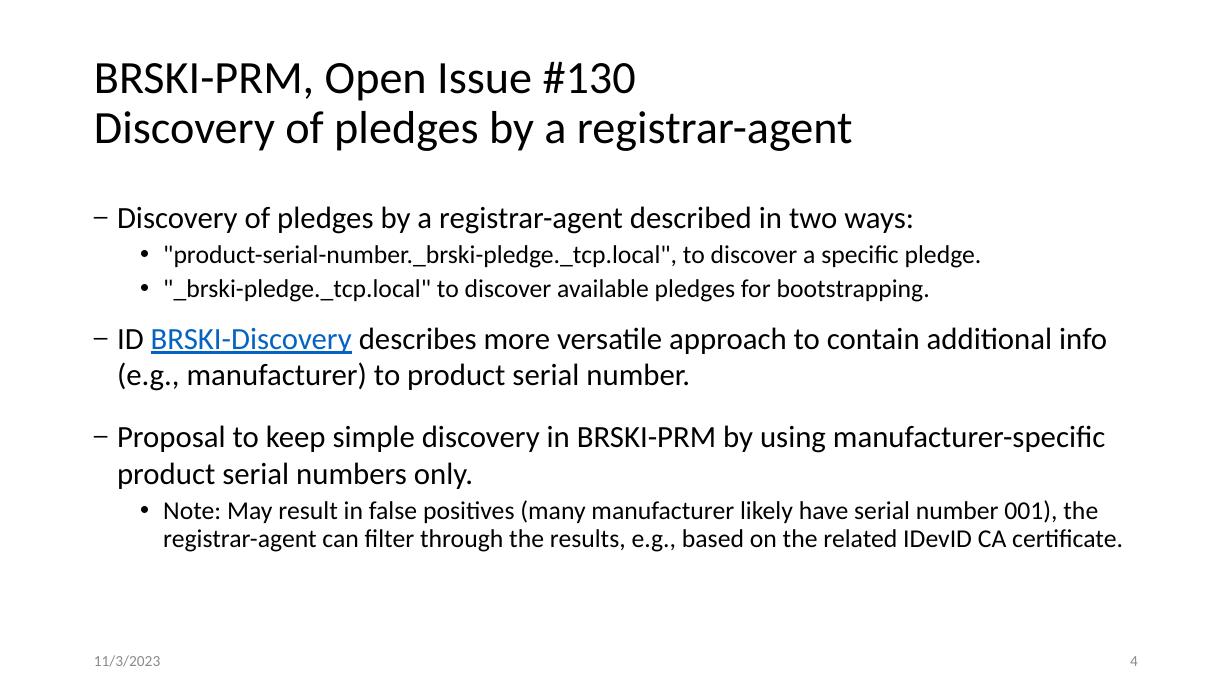
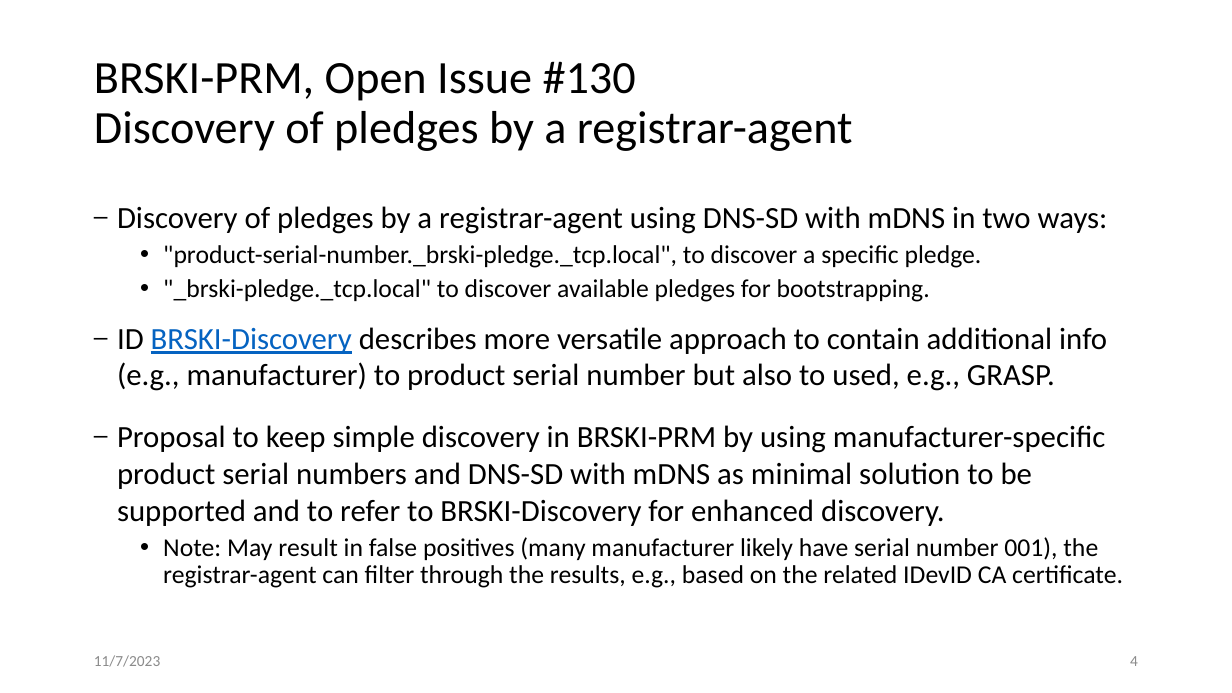
Before and after one commit to anima-wg/anima-brski-prm, a slide deck: slide 4 of presentations/slides-118-anima-update-brski-with-pledge-in-responder-mode-brski-prm.pptx. Drawn at 1232x693 pixels with LibreOffice and Linux fonts; fonts in the diff are those of the drawing. Boxes give left, top, right and bottom in pixels: in the first picture for what was removed or moved away, otherwise in the second. Text is boxed around its words. In the diff, an @@ line names an element or a change of style, - is before the commit and + after.

```diff
--- a/presentations/slides-118-anima-update-brski-with-pledge-in-responder-mode-brski-prm.pptx
+++ b/presentations/slides-118-anima-update-brski-with-pledge-in-responder-mode-brski-prm.pptx
@@ text at box(117, 206, 1108, 234): text changed @@
-– Discovery of pledges by a registrar-agent described in two ways:
+– Discovery of pledges by a registrar-agent using DNS-SD with mDNS in two ways:
@@ text at box(117, 327, 1107, 526): text changed @@
-– ID BRSKI-Discovery describes more versatile approach to contain additional info (e.g., manufacturer) to product serial number.
-– Proposal to keep simple discovery in BRSKI-PRM by using manufacturer-specific product serial numbers only.
+– ID BRSKI-Discovery describes more versatile approach to contain additional info (e.g., manufacturer) to product serial number but also to used, e.g., GRASP.
+– Proposal to keep simple discovery in BRSKI-PRM by using manufacturer-specific product serial numbers and DNS-SD with mDNS as minimal solution to be supported and to refer to BRSKI-Discovery for enhanced discovery.
@@ text at box(94, 655, 160, 667): text changed @@
-11/3/2023
+11/7/2023
```
Also in this commit, not shown: 3 other slides changed, 1 other file.
